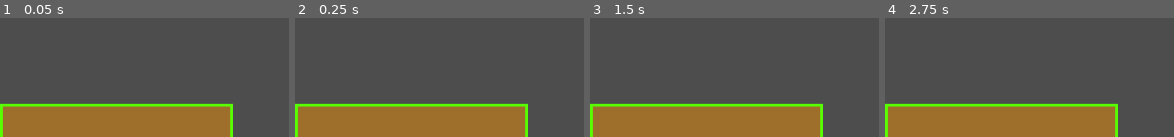
Above: before the commit, frames 1-4 (left to right).
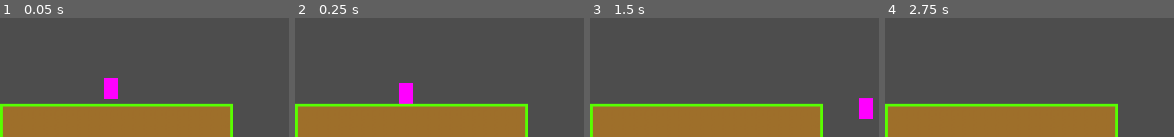
Above: after the commit, the same moments.

Repository: xwilson03/CometsCrown
Game: Godot game, scene res://root.tscn
Same seed, same stepped clock (60 frames per second), same inputs: the game is played once before the commit and once after it.
Inputs:
- Up to frame 1 (0.05 s): no input
- Up to frame 2 (0.25 s): no input
- Up to frame 3 (1.5 s): tap Enter at 0.5 s; hold A (right, bound only after the commit) from 0.53 s (still down); tap Z (jump, bound only after the commit) at 0.6, 0.77, 1.07, 1.35 s
- Up to frame 4 (2.75 s): tap Z (jump, bound only after the commit) at 1.52, 1.82, 2.1 s; tap Space at 2 s; release A (right, bound only after the commit) at 2.03 s; hold Q (left, bound only after the commit) from 2.03 s (still down)

The runs differ from the first frame. In frame 1, 0.9% of the frame differs, in the area x 35-41%, y 50-69%; in frame 2, 0.9%; in frame 3, 0.9%; in frame 4, nothing differs.

Commit message:
adds basic player and controller

Diff:
--- /dev/null
+++ b/Player.gd
@@ -0,0 +1,34 @@
+extends CharacterBody2D
+
+
+@export var SPEED: float = 250.
+@export var JUMP_VELOCITY: float = 400.0
+
+var gravity: float = ProjectSettings.get_setting("physics/2d/default_gravity")
+
+func _physics_process(delta: float):
+
+    # Apply gravity to velocity if airborne
+    if not is_on_floor():
+        velocity.y += gravity * delta
+
+    # Handle jump
+    if Input.is_action_just_pressed("jump") and is_on_floor():
+        velocity.y -= JUMP_VELOCITY
+
+    # Handle movement
+    var direction_x: float = Input.get_axis("left", "right")
+
+    if direction_x:
+        velocity.x = direction_x * SPEED
+    else:
+        velocity.x = move_toward(velocity.x, 0, SPEED * 0.1)
+
+    # Apply velocities and collision
+    move_and_slide()
+
+    # Face sprite towards movement direction
+    if direction_x > 0:
+        $Sprite2D.flip_h = false
+    elif direction_x < 0:
+        $Sprite2D.flip_h = true
--- a/project.godot
+++ b/project.godot
@@ -15,6 +15,30 @@
 config/features=PackedStringArray("4.2", "Forward Plus")
 config/icon="res://icon.svg"
 
+[input]
+
+left={
+"deadzone": 0.5,
+"events": [Object(InputEventKey,"resource_local_to_scene":false,"resource_name":"","device":-1,"window_id":0,"alt_pressed":false,"shift_pressed":false,"ctrl_pressed":false,"meta_pressed":false,"pressed":false,"keycode":0,"physical_keycode":81,"key_label":0,"unicode":113,"echo":false,"script":null)
+, Object(InputEventKey,"resource_local_to_scene":false,"resource_name":"","device":-1,"window_id":0,"alt_pressed":false,"shift_pressed":false,"ctrl_pressed":false,"meta_pressed":false,"pressed":false,"keycode":0,"physical_keycode":86,"key_label":0,"unicode":118,"echo":false,"script":null)
+, Object(InputEventKey,"resource_local_to_scene":false,"resource_name":"","device":-1,"window_id":0,"alt_pressed":false,"shift_pressed":false,"ctrl_pressed":false,"meta_pressed":false,"pressed":false,"keycode":0,"physical_keycode":47,"key_label":0,"unicode":47,"echo":false,"script":null)
+]
+}
+right={
+"deadzone": 0.5,
+"events": [Object(InputEventKey,"resource_local_to_scene":false,"resource_name":"","device":-1,"window_id":0,"alt_pressed":false,"shift_pressed":false,"ctrl_pressed":false,"meta_pressed":false,"pressed":false,"keycode":0,"physical_keycode":65,"key_label":0,"unicode":97,"echo":false,"script":null)
+, Object(InputEventKey,"resource_local_to_scene":false,"resource_name":"","device":-1,"window_id":0,"alt_pressed":false,"shift_pressed":false,"ctrl_pressed":false,"meta_pressed":false,"pressed":false,"keycode":0,"physical_keycode":66,"key_label":0,"unicode":98,"echo":false,"script":null)
+, Object(InputEventKey,"resource_local_to_scene":false,"resource_name":"","device":-1,"window_id":0,"alt_pressed":false,"shift_pressed":false,"ctrl_pressed":false,"meta_pressed":false,"pressed":false,"keycode":0,"physical_keycode":39,"key_label":0,"unicode":39,"echo":false,"script":null)
+]
+}
+jump={
+"deadzone": 0.5,
+"events": [Object(InputEventKey,"resource_local_to_scene":false,"resource_name":"","device":-1,"window_id":0,"alt_pressed":false,"shift_pressed":false,"ctrl_pressed":false,"meta_pressed":false,"pressed":false,"keycode":0,"physical_keycode":90,"key_label":0,"unicode":122,"echo":false,"script":null)
+, Object(InputEventKey,"resource_local_to_scene":false,"resource_name":"","device":-1,"window_id":0,"alt_pressed":false,"shift_pressed":false,"ctrl_pressed":false,"meta_pressed":false,"pressed":false,"keycode":0,"physical_keycode":78,"key_label":0,"unicode":110,"echo":false,"script":null)
+, Object(InputEventKey,"resource_local_to_scene":false,"resource_name":"","device":-1,"window_id":0,"alt_pressed":false,"shift_pressed":false,"ctrl_pressed":false,"meta_pressed":false,"pressed":false,"keycode":0,"physical_keycode":93,"key_label":0,"unicode":93,"echo":false,"script":null)
+]
+}
+
 [rendering]
 
 textures/canvas_textures/default_texture_filter=0
--- a/root.tscn
+++ b/root.tscn
@@ -1,6 +1,7 @@
-[gd_scene load_steps=4 format=3 uid="uid://dp7fixd5c7n45"]
+[gd_scene load_steps=7 format=3 uid="uid://dp7fixd5c7n45"]
 
 [ext_resource type="Texture2D" uid="uid://bicjoy2jm4ad5" path="res://ground.png" id="1_tqlvy"]
+[ext_resource type="Script" path="res://Player.gd" id="2_68ffu"]
 
 [sub_resource type="TileSetAtlasSource" id="TileSetAtlasSource_nxpvn"]
 texture = ExtResource("1_tqlvy")
@@ -44,6 +45,11 @@
 physics_layer_0/collision_layer = 1
 sources/0 = SubResource("TileSetAtlasSource_nxpvn")
 
+[sub_resource type="CapsuleShape2D" id="CapsuleShape2D_u6oph"]
+
+[sub_resource type="PlaceholderTexture2D" id="PlaceholderTexture2D_1p5rr"]
+size = Vector2(20, 30)
+
 [node name="Root" type="Node2D"]
 
 [node name="World" type="TileMap" parent="."]
@@ -51,3 +57,15 @@
 tile_set = SubResource("TileSet_d8m5v")
 format = 2
 layer_0/tile_data = PackedInt32Array(0, 0, 0, 1, 65536, 0, 2, 65536, 0, 3, 65536, 0, 4, 65536, 0, 5, 65536, 0, 6, 65536 …(927 unchanged characters)…
+
+[node name="Player" type="Node2D" parent="."]
+position = Vector2(160, 576)
+
+[node name="CharacterBody2D" type="CharacterBody2D" parent="Player"]
+script = ExtResource("2_68ffu")
+
+[node name="CollisionShape2D" type="CollisionShape2D" parent="Player/CharacterBody2D"]
+shape = SubResource("CapsuleShape2D_u6oph")
+
+[node name="Sprite2D" type="Sprite2D" parent="Player/CharacterBody2D"]
+texture = SubResource("PlaceholderTexture2D_1p5rr")
